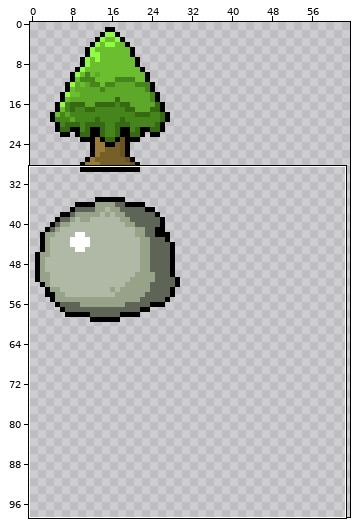
Two versions of one pixel-art file, ruzzle_sprites/objects.aseprite. The first picture is a wide view before the edit; the outline marks the close-up.
Close-up. Before the edit:
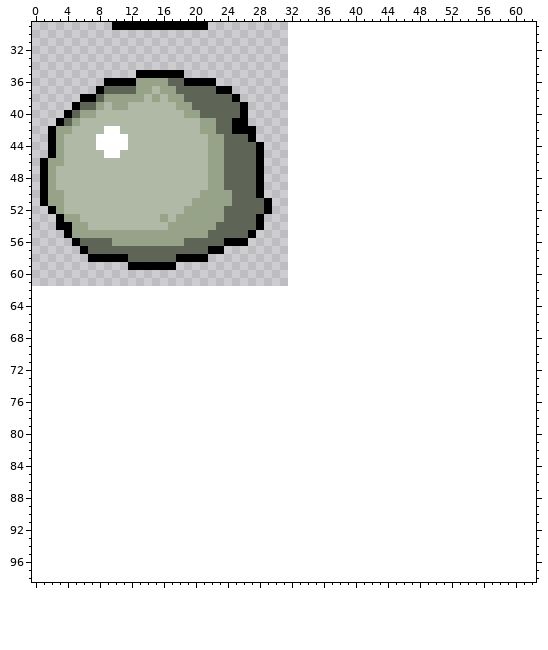
32x64 pixels, 1 frame. Shown: x 0..62, y 29..98. The old version is drawn lined up with the new one, on the new canvas. The wide view leaves out empty margins.
And afterwards:
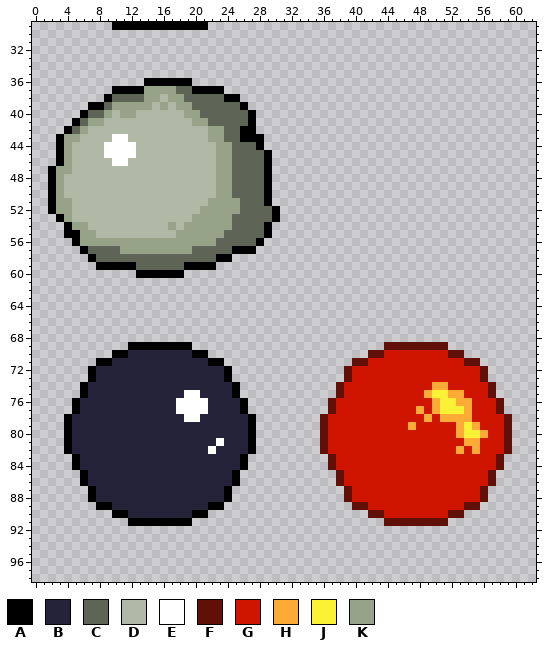
Palette (. is transparent): A #000000  B #252339  C #5e6557  D #afb9a5  E #ffffff  F #611007  G #cf1400  H #fbab36  J #fbf236  K #96a389
What changed:
canvas 32x64 -> 64x128, the old top-left corner now at 0,-2 (the part of the old canvas that was cut away was empty and is not shown)
Changed rows in their new state; - is an unchanged pixel.
first column x 1:
35 ------------......------------
36 --------.....AAAAA-...--------
37 -------..AAAA-K----AAA-.------
38 -----...ACCCCK---------A------
39 ----..AAC--KKK-K--------------
40 ---..ACCK-KK-------------CA---
41 --..ACKK-----------K-C--CCA---
42 -..ACK--DD----------D-K-C-----
43 -.AKK--DD----------------A-A--
44 -.AK---D---E---------D-K------
45 -.AK------EE---------D-K---CA-
46 ..AK-----EE----------D-K---CA-
47 .AKK-----------------D-K---CA-
48 .AK------------------D-K---CA-
49 .AK------------------D-K---CA-
50 .A------------------DD-----CA-
51 .A-K---------------DD---K-----
52 ---K--------------DD---KK---CA
53 ----D----------D-DD----K---CCA
54 --.--------------D----KK---CA-
55 ----A--DDDDDDDDDD----KK---CCA-
56 -----KKKK---------KKKK-CCCCA--
57 ----------KKKKKKKKK--CCCAAA---
58 -------CCCC------CCCCCAA------
59 -------AAAA-CCCCCCAAAA--------
60 ------------AAAAAA------------
first column x 4:
69 --------AAAAAAAA------------------------FFFFFFFF--------
70 ------AABBBBBBBBAA--------------------FFGGGGGGGGFF------
71 ----AABBBBBBBBBBBBAA----------------FFGGGGGGGGGGGGFF----
72 ---ABBBBBBBBBBBBBBBBA--------------FGGGGGGGGGGGGGGGGF---
73 ---ABBBBBBBBBBBBBBBBA--------------FGGGGGGGGGGGGGGGGF---
74 --ABBBBBBBBBBBBBBBBBBA------------FGGGGGGGGGGGHHGGGGGF--
75 --ABBBBBBBBBBBBEEBBBBA------------FGGGGGGGGGGHJJHHGGGF--
76 -ABBBBBBBBBBBBEEEEBBBBA----------FGGGGGGGGGGGGHJJHHGGGF-
77 -ABBBBBBBBBBBBEEEEBBBBA----------FGGGGGGGGGGHGHJJJHGGGF-
78 ABBBBBBBBBBBBBBEEBBBBBBA--------FGGGGGGGGGGGGHGHHHHGGGGF
79 ABBBBBBBBBBBBBBBBBBBBBBA--------FGGGGGGGGGGHGGGGGHJHGGGF
80 ABBBBBBBBBBBBBBBBBBBBBBA--------FGGGGGGGGGGGGGGGGHJJHGGF
81 ABBBBBBBBBBBBBBBBBBEBBBA--------FGGGGGGGGGGGGGGGGGHHGGGF
82 ABBBBBBBBBBBBBBBBBEBBBBA--------FGGGGGGGGGGGGGGGGHGHGGGF
83 -ABBBBBBBBBBBBBBBBBBBBA----------FGGGGGGGGGGGGGGGGGGGGF-
84 -ABBBBBBBBBBBBBBBBBBBBA----------FGGGGGGGGGGGGGGGGGGGGF-
85 --ABBBBBBBBBBBBBBBBBBA------------FGGGGGGGGGGGGGGGGGGF--
86 --ABBBBBBBBBBBBBBBBBBA------------FGGGGGGGGGGGGGGGGGGF--
87 ---ABBBBBBBBBBBBBBBBA--------------FGGGGGGGGGGGGGGGGF---
88 ---ABBBBBBBBBBBBBBBBA--------------FGGGGGGGGGGGGGGGGF---
89 ----AABBBBBBBBBBBBAA----------------FFGGGGGGGGGGGGFF----
90 ------AABBBBBBBBAA--------------------FFGGGGGGGGFF------
91 --------AAAAAAAA------------------------FFFFFFFF--------
